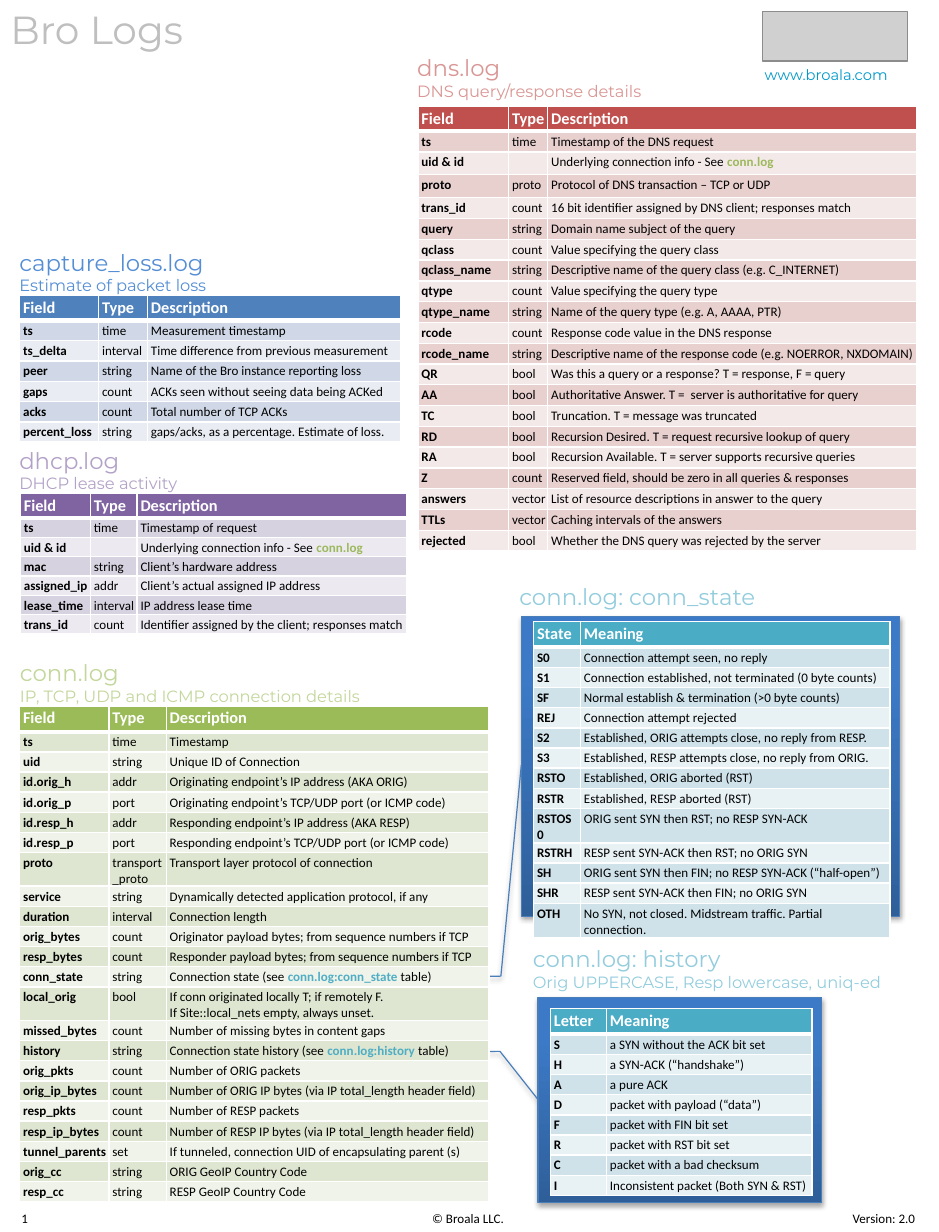
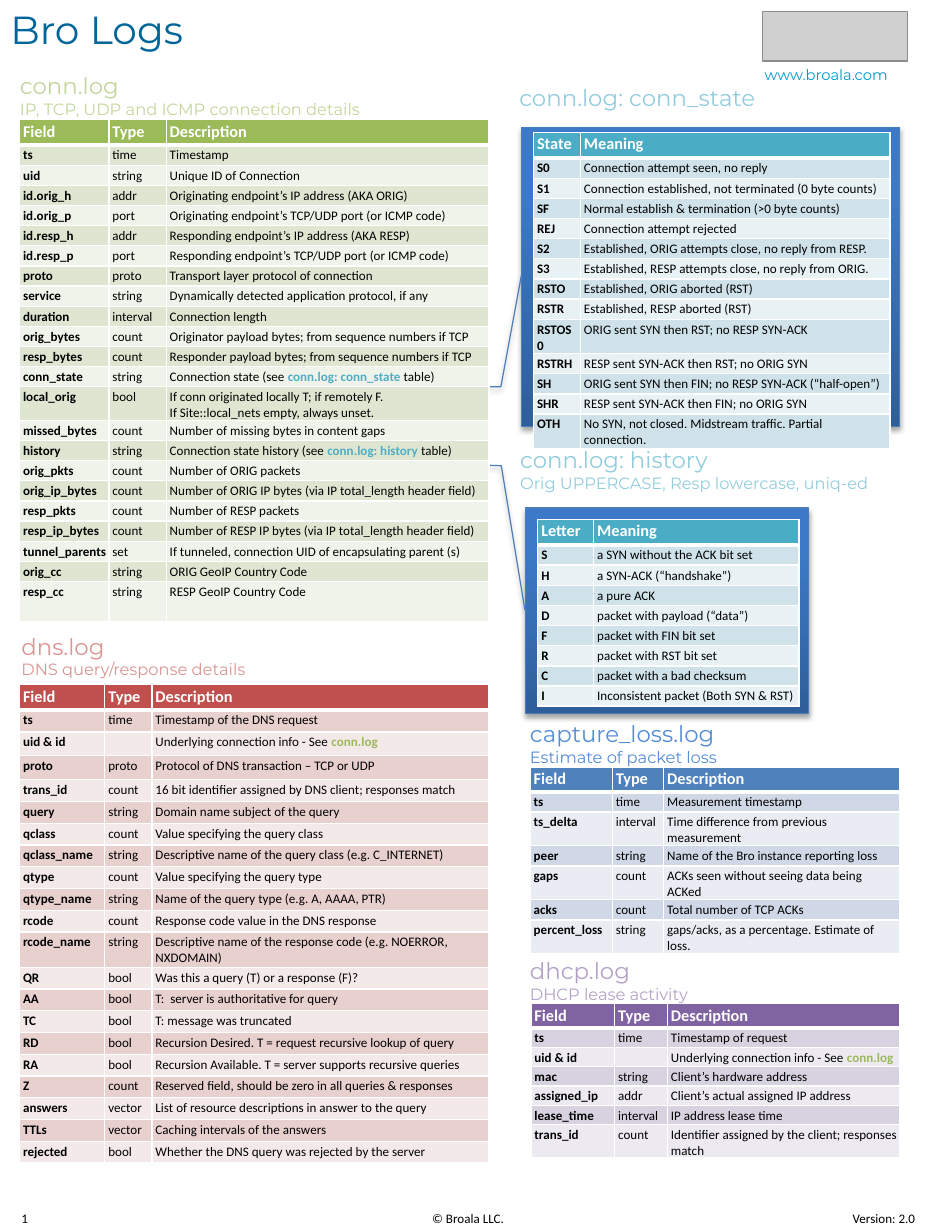
Before and after one commit to corelight/zeek-cheatsheets, a slide deck: slide 1 of Broala-Bro_Log_Cheatsheet-v2.pptx. Drawn at 939x1232 pixels with LibreOffice and Linux fonts; fonts in the diff are those of the drawing; grey boxes stand for pictures. Boxes give left, top, right and bottom in pixels: in the first picture for what was removed or moved away, otherwise in the second. Text is boxed around its words. In the diff, an @@ line names an element or a change of style, - is before the commit and + after.

```diff
--- a/Broala-Bro_Log_Cheatsheet-v2.pptx
+++ b/Broala-Bro_Log_Cheatsheet-v2.pptx
@@ text "Bro Logs" at <box>10,16,183,52</box>: text colour #BFBFBF to #006699 @@
@@ text "conn.log": place and size @@
-text "conn.log" at <box>20,664,360,704</box>
+text "conn.log" at <box>20,77,360,117</box>
@@ text "conn.log: conn_state": place and size @@
-text "conn.log: conn_state" at <box>519,588,755,610</box>
+text "conn.log: conn_state" at <box>519,89,755,111</box>
@@ table at <box>20,120,489,623</box> @@
-row 8, column 2: transport_proto
+row 8, column 2: proto
-row 13, column 3: Connection state (see conn.log:conn_state table)
+row 13, column 3: Connection state (see conn.log: conn_state table)
-row 16, column 3: Connection state history (see conn.log:history table)
+row 16, column 3: Connection state history (see conn.log: history table)
@@ table: place and size @@
-table at <box>20,707,489,1203</box>
+table at <box>20,120,489,623</box>
@@ border callout at <box>522,127,900,426</box>: proportions changed @@
@@ border callout: place and size @@
-border callout at <box>522,616,900,916</box>
+border callout at <box>522,127,900,426</box>
@@ table: place and size @@
-table at <box>534,622,891,942</box>
+table at <box>534,133,891,448</box>
@@ text "conn.log: history" rewrapped from <box>533,950,881,991</box> to <box>520,446,869,492</box> @@
@@ border callout: place and size @@
-border callout at <box>538,998,822,1203</box>
+border callout at <box>525,508,809,714</box>
@@ border callout at <box>525,508,809,714</box>: proportions changed @@
@@ table: place and size @@
-table at <box>550,1009,812,1198</box>
+table at <box>538,520,799,708</box>
@@ text "dns.log": place and size @@
-text "dns.log" at <box>417,59,642,100</box>
+text "dns.log" at <box>21,638,246,678</box>
@@ table at <box>20,684,489,1163</box> @@
-row 13, column 3: Was this a query or a response? T = response, F = query
+row 13, column 3: Was this a query (T) or a response (F)?
-row 14, column 3: Authoritative Answer. T = server is authoritative for query
+row 14, column 3: T: server is authoritative for query
-row 15, column 3: Truncation. T = message was truncated
+row 15, column 3: T: message was truncated
@@ table: place and size @@
-table at <box>418,107,916,552</box>
+table at <box>20,684,489,1163</box>
@@ text "capture_loss.log": place and size @@
-text "capture_loss.log" at <box>19,254,206,294</box>
+text "capture_loss.log" at <box>530,725,716,766</box>
@@ table: place and size @@
-table at <box>20,296,401,443</box>
+table at <box>531,768,900,954</box>
@@ text "dhcp.log": place and size @@
-text "dhcp.log" at <box>19,452,177,492</box>
+text "dhcp.log" at <box>530,962,688,1003</box>
@@ table: place and size @@
-table at <box>20,493,407,636</box>
+table at <box>531,1004,899,1159</box>
```
Also in this commit, not shown: 3 other slides changed, 1 other file.
